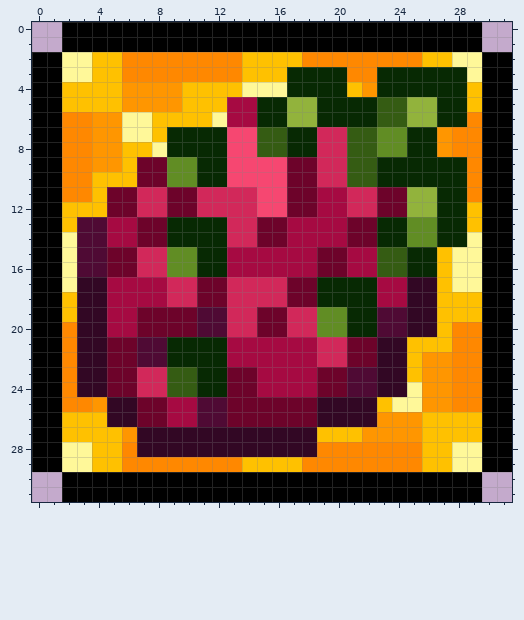
One commit to this pixel-art sprite: Sources/Modules/FoodModule/Buffs/VanillaFoodBuffs/DragonfruitBuff.png. That is the earlier state.
The file is 32x32 pixels.
Now the later version:
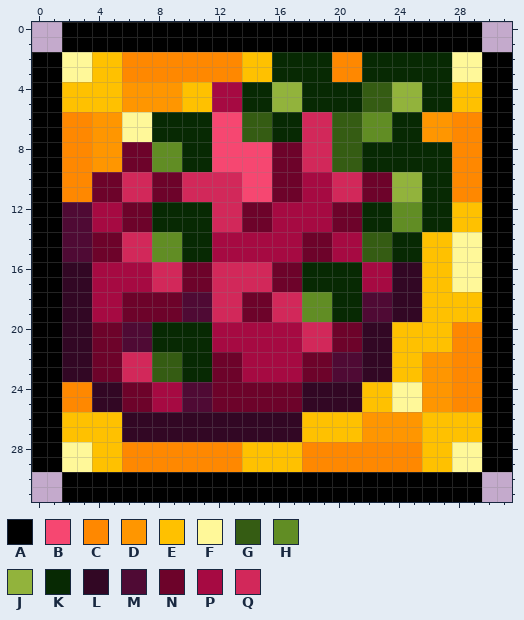
Palette (. is transparent): A #000000  B #f64771  C #ff8800  D #ff9600  E #ffc100  F #fff899  G #355c13  H #618d24  J #92b33c  K #072903  L #320724  M #4f0a34  N #6d032a  P #a60a42  Q #d2285a
The exact change:
y 2: x 16..19 EECC -> KKKK; x 22..27 CCCCEE -> KKKKKK
y 3: x 16 E -> K; x 20 K -> C; x 22 C -> K; x 28 K -> F
y 4: x 12..17 EEFFFK -> PPKKJJ; x 21..25 EDKKK -> KGGJJ; x 28 K -> E
y 5: x 12 E -> P; x 14 P -> K; x 16 K -> J; x 18 J -> K; x 22 K -> G; x 24 G -> J; x 26 J -> K; x 28 K -> E
y 6: x 8..15 EEEEFPPK -> KKKKBBGG; x 17..28 JJKKKKGGJJKK -> KQQGGHHKKDDC
y 7: x 8 E -> K; x 12 K -> B; x 14 B -> G; x 16 G -> K; x 18 K -> Q; x 20 Q -> G; x 22 G -> H; x 24 H -> K; x 26 K -> D
y 8: x 6..9 EEFK -> NNHH; x 12 K -> B; x 15..18 GGKK -> BNNQ; x 20 Q -> G; x 22..24 GHH -> KKK; x 27 D -> K
y 9: x 6 E -> N; x 8 N -> H; x 10 H -> K; x 12 K -> B; x 16 B -> N; x 18 N -> Q; x 20 Q -> G; x 22 G -> K; x 28 K -> C
y 10: x 4..7 EEEN -> NNQQ; x 9..13 HHKKB -> NQQQQ; x 16 B -> N; x 18..19 NQ -> PP; x 21..25 GGKKK -> QNNJJ; x 28 K -> C
y 11: x 4 E -> N; x 6 N -> Q; x 8 Q -> N; x 10 N -> Q; x 14 Q -> B; x 16 B -> N; x 18 N -> P; x 20 P -> Q; x 22 Q -> N; x 24 N -> J; x 26 J -> K; x 28 K -> C
y 12: x 2..5 EEEN -> MMPP; x 7..11 QQNNQ -> NKKKK; x 14..18 QBBNN -> NNPPP; x 20..26 PQQNNJJ -> NNKKHHK; x 28 K -> E
y 13: x 2 E -> M; x 4 M -> P; x 6 P -> N; x 8 N -> K; x 12 K -> Q; x 14 Q -> N; x 16 N -> P; x 20 P -> N; x 22 N -> K; x 24 K -> H; x 26 H -> K; x 28 K -> E
y 14: x 2 F -> M; x 4..9 MPPNNK -> NNQQHH; x 12..16 KQQNN -> PPPPP; x 18..19 PP -> NN; x 21..23 NNK -> PGG; x 25..28 HHKK -> KEEF
y 15: x 2 F -> M; x 4 M -> N; x 6 N -> Q; x 8 Q -> H; x 10 H -> K; x 12 K -> P; x 18 P -> N; x 20 N -> P; x 22 P -> G; x 24 G -> K; x 26 K -> E
y 16: x 2..7 FMMNNQ -> LLPPPP; x 9..21 HHKKPPPPPPNNP -> QNNQQQQNNKKKK; x 23..26 GGKK -> PLLE
y 17: x 2 F -> L; x 4 L -> P; x 8 P -> Q; x 10 Q -> N; x 12 N -> Q; x 16 Q -> N; x 18 N -> K; x 22 K -> P; x 24 P -> L; x 26 L -> E
y 18: x 2 E -> L; x 4 L -> P; x 6..12 PPPQQNN -> NNNNMMQ; x 14..15 QQ -> NN; x 17..19 NNK -> QHH; x 22..24 KPP -> MML; x 26 L -> E
y 19: x 2 E -> L; x 4 L -> P; x 6 P -> N; x 10 N -> M; x 12 M -> Q; x 14 Q -> N; x 16 N -> Q; x 18 Q -> H; x 20 H -> K; x 22 K -> M; x 24 M -> L; x 26 L -> E
y 20: x 2 C -> L; x 4..17 LPPNNNNMMQQNNQ -> NNMMKKKKPPPPPP; x 19..26 HHKKMMLL -> QNNLLEEE
y 21: x 2 C -> L; x 4 L -> N; x 6 N -> M; x 8 M -> K; x 12 K -> P; x 18 P -> Q; x 20 Q -> N; x 22 N -> L; x 24 L -> E
y 22: x 2 C -> L; x 4 L -> N; x 6..9 NMMK -> QQGG; x 12..13 KP -> NN; x 18..22 PQQNN -> NNMML; x 24 L -> E
y 23: x 2 C -> L; x 4 L -> N; x 6 N -> Q; x 8 Q -> G; x 10 G -> K; x 12 K -> N; x 14 N -> P; x 18 P -> N; x 20 N -> M; x 22 M -> L; x 24 L -> E
y 24: x 3 L -> C; x 5 N -> L; x 7..12 QQGGKK -> NPPMMN; x 15..24 PPPPNNMMLL -> NNNLLLLEEF
y 25: x 4 D -> L; x 6 L -> N; x 8 N -> P; x 10 P -> M; x 12 M -> N; x 18 N -> L; x 22 L -> E
y 26: x 5 L -> E; x 7..22 NNPPMMNNNNNNLLLL -> LLLLLLLLLLLEEEED
y 27: x 6 D -> L; x 18 L -> E
y 28: x 7..18 LLLLLLLLLLLL -> CCCCCCCEEEEC
Pixel boxes of the changes (left, top, right, bottom) in both pictures:
changed: (62, 52, 467, 457)
